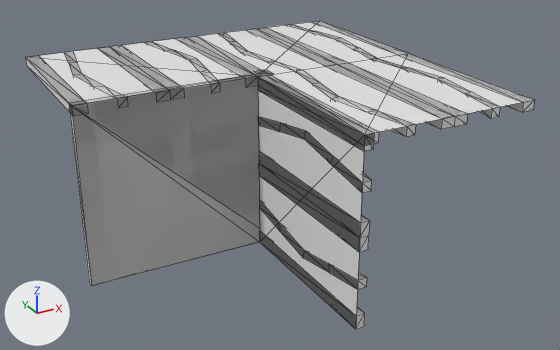
The OBJ model Data/bmc/tiles/t_220.obj as it was, and as the next commit left it.
The view is the same before and after, from a camera (50 mm lens) standing at (-0.915, -1.785, 0.592) and looking at (0.045, -0.04, -0.28). Arrows for +X, +Y and +Z are at lower left; the lights stay in place. Mesh edges are drawn as thin lines. Where no turn or scale is listed for an object, it has been applied to the vertices.

Names of what the first picture shows: 't_220'.
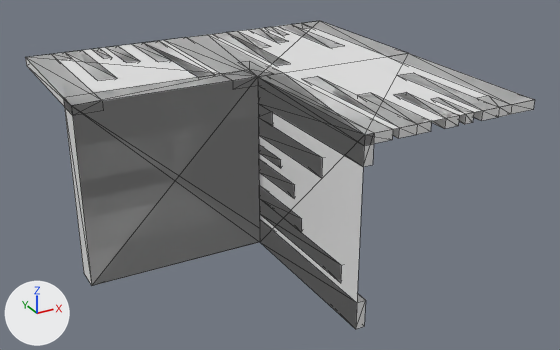
Patch to the scene script:
```diff
--- a/Data/bmc/tiles/t_220.obj.py
+++ b/Data/bmc/tiles/t_220.obj.py
@@ me_t_220 @@
 # used by ob_t_220; location = (0.0, 0.0, 0.0)
-me_t_220.from_pydata(...)  # 255 vertices, 500 faces; spans x -0.5..0.5, y -0.5..0.5, z -0.5..0.0
+me_t_220.from_pydata(...)  # 229 vertices, 410 faces; spans x -0.5..0.5, y -0.5..0.5, z -0.5..0.0
+# me_t_220 part 1: a new loose piece, a box spanning x 0.0..0.025, y -0.126..0.0, z -0.218..-0.193
+# me_t_220 part 2: a new loose piece, a box spanning x 0.0..0.025, y -0.2..0.0, z -0.277..-0.237
+# me_t_220 part 3: a new loose piece, a box spanning x 0.282..0.307, y 0.374..0.5, z -0.025..0.0
+# me_t_220 part 4: a new loose piece, a box spanning x 0.282..0.307, y -0.5..-0.374, z -0.025..0.0
+# me_t_220 part 5: a new loose piece, a box spanning x -0.307..-0.282, y 0.374..0.5, z -0.025..0.0
+# me_t_220 part 6: a new loose piece, a box spanning x 0.223..0.263, y 0.3..0.5, z -0.025..0.0
+# me_t_220 part 7: a new loose piece, a box spanning x 0.223..0.263, y -0.5..-0.3, z -0.025..0.0
+# me_t_220 part 8: a new loose piece, a box spanning x -0.263..-0.223, y 0.3..0.5, z -0.025..0.0
+# me_t_220 part 9: the loose piece of 36 vertices spanning x 0.071..0.138, y -0.5..0.5, z -0.025..0.0 is rebuilt with 14 vertices and now spans x 0.092..0.182, y -0.5..-0.071, z -0.025..0.0
+# me_t_220 part 10: the loose piece of 20 vertices spanning x 0.0..0.025, y -0.5..0.0, z -0.429..-0.362 is rebuilt with 14 vertices and now spans x 0.0..0.025, y -0.429..0.0, z -0.408..-0.318
+# me_t_220 part 11: the loose piece of 20 vertices spanning x -0.138..-0.071, y 0.0..0.5, z -0.025..0.0 is rebuilt with 14 vertices and now spans x -0.182..-0.092, y 0.071..0.5, z -0.025..0.0
+# me_t_220 part 12: a new loose piece of 14 vertices spanning x 0.092..0.182, y 0.071..0.5, z -0.025..0.0
+# me_t_220 part 13: the loose piece of 12 vertices spanning x -0.287..-0.213, y 0.0..0.5, z -0.025..0.0 is deleted
+# me_t_220 part 14: the loose piece of 12 vertices spanning x 0.0..0.025, y -0.5..0.0, z -0.287..-0.212 is deleted
+# me_t_220 part 15: 130 vertices removed from x -0.5..0.463, y -0.5..0.5, z -0.5..0.0; 84 vertices added at x -0.5..0.425, y -0.5..0.5, z -0.5..0.0
```

Location of each change, (x1, y1, x2, y2) in pixels of the pictures (560 x 350 px; the box of a moved part takes in the faces that stretch with it):
part 1 of me_t_220, added
    after: (259, 145, 281, 168)
part 2 of me_t_220, added
    after: (259, 159, 295, 198)
part 3 of me_t_220, added
    after: (266, 27, 289, 36)
part 4 of me_t_220, added
    after: (433, 98, 474, 124)
part 5 of me_t_220, added
    after: (91, 48, 112, 59)
part 6 of me_t_220, added
    after: (250, 28, 287, 43)
part 7 of me_t_220, added
    after: (418, 100, 459, 128)
part 8 of me_t_220, added
    after: (106, 46, 139, 63)
part 9 of me_t_220, rebuilt (35% narrower, 40% shorter)
    before: (218, 33, 416, 137)
    after: (302, 76, 431, 138)
part 10 of me_t_220, rebuilt
    before: (259, 200, 367, 289)
    after: (259, 186, 341, 282)
part 11 of me_t_220, rebuilt
    before: (145, 42, 220, 93)
    after: (131, 41, 215, 77)
part 12 of me_t_220, added
    after: (213, 31, 291, 66)
part 13 of me_t_220, deleted
    before: (97, 46, 184, 102)
part 14 of me_t_220, deleted
    before: (259, 152, 370, 252)
part 15 of me_t_220, moved or reshaped
    both: (27, 21, 535, 329)
